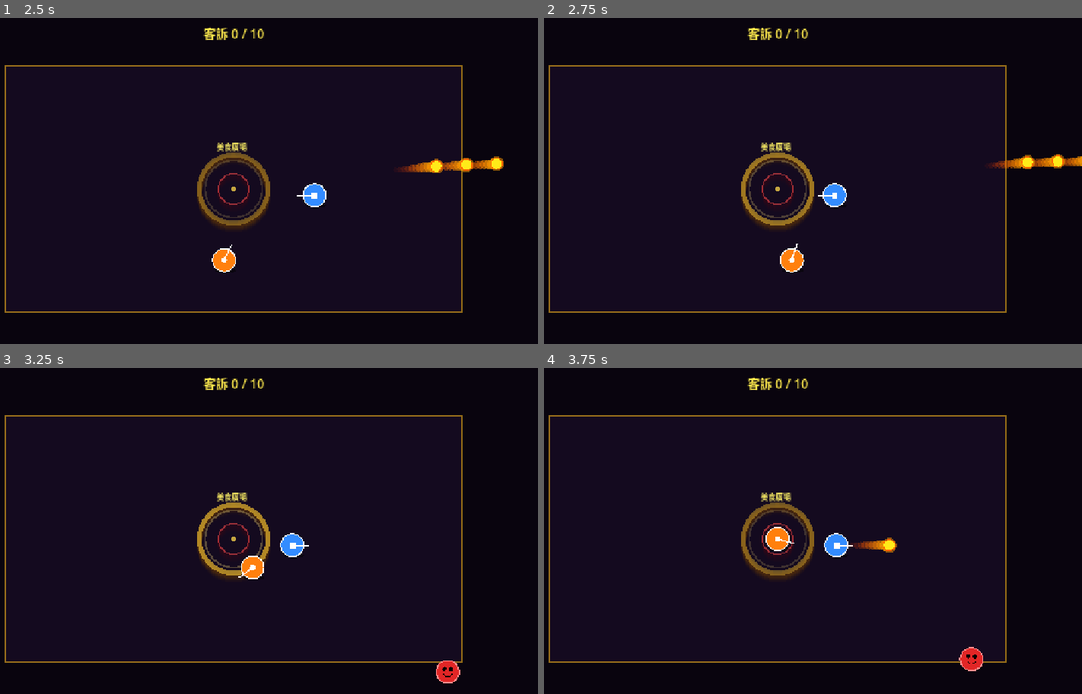
Above: before the commit, frames 1-4 (two rows, left to right).
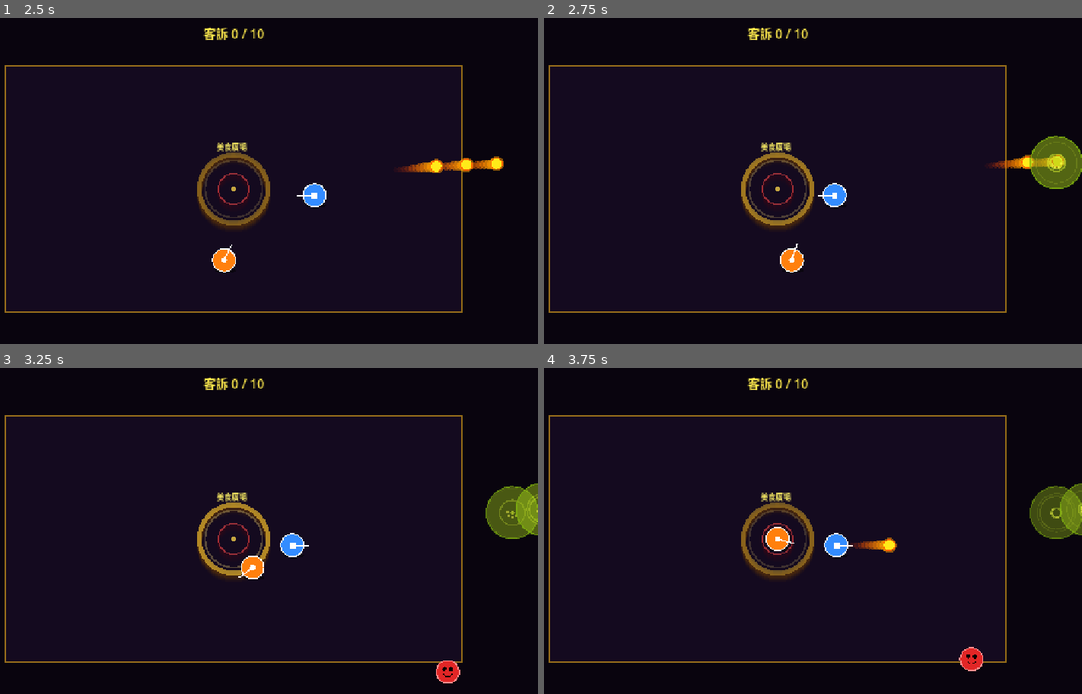
Above: after the commit, the same moments.

Repository: WatsonChen/chaotic-night-market-v2
Game: Godot game, scene res://scenes/main.tscn
Two runs of this game, one before a commit and one after it. Both use one fixed random seed, a clock stepped at 60 frames per second and the inputs below.
Inputs (mouse positions are in pixels of both pictures, inside the frame that each line leads up to):
- Up to frame 1 (2.5 s): tap Enter at 0.5 s; move the mouse to (365, 171) at 0.52 s; press the mouse at (365, 171) at 0.53 s; hold D (p1_right) 0.53-1.28 s; move the mouse to (112, 207) at 1.27 s; release the mouse at (112, 207) at 1.28 s; hold S (p1_down) 1.28-2.03 s; tap K (p2_down) at 1.35 s; move the mouse to (295, 112) at 2.02 s; hold D (p1_right) from 2.03 s (still down); hold J (p2_left) from 2.03 s (still down)
- Up to frame 2 (2.75 s): keep holding D (p1_right); keep holding J (p2_left)
- Up to frame 3 (3.25 s): move the mouse to (204, 605) at 2.77 s; release D (p1_right) at 2.78 s; release J (p2_left) at 2.78 s; hold W (p1_up) from 2.78 s (still down); tap L (p2_right) at 2.85 s
- Up to frame 4 (3.75 s): move the mouse to (958, 589) at 3.52 s; release W (p1_up) at 3.53 s; hold A (p1_left) from 3.53 s (still down); hold Space (p2_shoot) from 3.53 s (still down)

Frame 1 is identical in both runs. In frame 2, 1.3% of the frame differs, in the area x 90-100%, y 36-53%; in frame 3, 1.4%, in the area x 90-100%, y 35-53%; in frame 4, 1.4%.

Commit message:
強化：連鎖碰撞與地面效果
- 敵人被打飛後進入連鎖偵測：速度 > 80px/s 時掃描半徑 56px 內的
  其他敵人/玩家，未命中過的目標觸發 take_hit（速度 × 0.65 遞減）
  或 apply_knockback（320 力道），自然形成多層連鎖
- 投射物飛行 2 秒未命中 → 落地生成滑地（grease_puddle.gd）
- grease_puddle：半徑 55px，持續 3 秒，每 0.12s 更換滑力方向，
  範圍內玩家與敵人受 1100px/s² 隨機推擠；最多 5 個同時存在，
  超出上限的直接放棄；用 NOTIFICATION_PREDELETE 確保計數正確

Co-Authored-By: Claude Sonnet 4.6 <noreply@anthropic.com>

Diff:
--- a/scripts/enemy.gd
+++ b/scripts/enemy.gd
@@ -3,12 +3,9 @@
 # ===================================================
 # enemy.gd — 普通饕客（敵人）
 #
-# 命中 Juice 流程：
-#   take_hit(dir) 被呼叫
-#   → _dying = true
-#   → 閃白 + 旋轉飛出（_hit_vel）
-#   → 0.2s 後淡出消失
-#   → 有機會撞到其他饕客造成連鎖
+# 連鎖碰撞：被擊飛（_dying=true）時每幀偵測接觸，
+#   對未命中過的鄰近敵人/玩家施加連鎖衝擊。
+#   連鎖飛速遞減（420 → 280 → 180…），自然衰減。
 # ===================================================
 
 const MAP_CENTER    = Vector2(640.0, 360.0)
@@ -25,17 +22,26 @@
 const SEP_RADIUS        = 56.0
 const SEP_FORCE         = 120.0
 
+# ── 連鎖碰撞參數 ──────────────────────────────────
+# 碰撞偵測半徑：兩個 RADIUS 相加 + 一點緩衝
+const CHAIN_TOUCH_DIST   = RADIUS * 2.0 + 8.0   # 56px
+# 連鎖對玩家的擊退力（比投射物輕）
+const CHAIN_PLAYER_FORCE = 320.0
+
 @export var push_power : float = 1.0
 
 signal reach_center
 
-var _sep_vel : Vector2 = Vector2.ZERO
+var _sep_vel      : Vector2 = Vector2.ZERO
+var _external_vel : Vector2 = Vector2.ZERO   # 滑地/外力用
 
 # ── 受擊 Juice 狀態 ───────────────────────────────
-var _dying         : bool    = false
-var _hit_vel       : Vector2 = Vector2.ZERO   # 被打飛的速度
-var _spin_angle    : float   = 0.0            # 顯示旋轉角（弧度）
-var _spin_speed    : float   = 0.0            # 旋轉角速度（弧度/秒）
+var _dying            : bool    = false
+var _hit_vel          : Vector2 = Vector2.ZERO
+var _spin_angle       : float   = 0.0
+var _spin_speed       : float   = 0.0
+# 記錄此次飛出已連鎖命中過的節點（防重複）
+var _chain_hit_bodies : Array   = []
 
 
 func _ready() -> void:
@@ -44,16 +50,22 @@
 
 
 func _physics_process(delta: float) -> void:
-	# ── 死亡飛出動畫 ──────────────────────────────
+	# ── 死亡飛出動畫 + 連鎖偵測 ──────────────────
 	if _dying:
 		_hit_vel    = _hit_vel.lerp(Vector2.ZERO, 5.5 * delta)
 		_spin_angle += _spin_speed * delta
-		_spin_speed  = _spin_speed * (1.0 - 4.0 * delta)   # 旋轉逐漸減速
+		_spin_speed  = _spin_speed * (1.0 - 4.0 * delta)
 		velocity     = _hit_vel
 		move_and_slide()
+
+		# 仍有足夠速度時才偵測連鎖（太慢就不算撞到）
+		if _hit_vel.length() > 80.0:
+			_check_chain_collision()
+
 		queue_redraw()
 		return
 
+	# ── 正常移動 ──────────────────────────────────
 	var to_center = MAP_CENTER - global_position
 
 	if to_center.length() <= REACH_DIST:
@@ -61,7 +73,8 @@
 		queue_free()
 		return
 
-	_sep_vel = Vector2.ZERO
+	_sep_vel      = Vector2.ZERO
+	_external_vel = _external_vel.lerp(Vector2.ZERO, 5.0 * delta)
 
 	# 饕客間軟分離
 	for other in get_tree().get_nodes_in_group("enemies"):
@@ -82,8 +95,33 @@
 			player.apply_push(-diff.normalized(), PLAYER_PUSH_ACCEL * strength * delta)
 			_sep_vel += diff.normalized() * PLAYER_PUSH_ACCEL * SELF_PUSH_RATIO * strength * delta
 
-	velocity = to_center.normalized() * SPEED + _sep_vel
+	velocity = to_center.normalized() * SPEED + _sep_vel + _external_vel
 	move_and_slide()
+
+
+# ── 連鎖碰撞偵測（每幀呼叫，僅在 _dying 期間）──
+
+func _check_chain_collision() -> void:
+	# 檢查周圍敵人
+	for other in get_tree().get_nodes_in_group("enemies"):
+		if other == self or _chain_hit_bodies.has(other):
+			continue
+		var dist = global_position.distance_to(other.global_position)
+		if dist < CHAIN_TOUCH_DIST:
+			_chain_hit_bodies.append(other)
+			# 連鎖速度 = 本次飛速 * 0.65（自然遞減）
+			var chain_speed = _hit_vel.length() * 0.65
+			other.take_hit(_hit_vel.normalized(), chain_speed)
+
+	# 檢查周圍玩家
+	for player in get_tree().get_nodes_in_group("players"):
+		if _chain_hit_bodies.has(player):
+			continue
+		var dist = global_position.distance_to(player.global_position)
+		# 玩家半徑 24 + 自身半徑 24 + 緩衝
+		if dist < RADIUS + 24.0 + 8.0:
+			_chain_hit_bodies.append(player)
+			player.apply_knockback(_hit_vel.normalized(), CHAIN_PLAYER_FORCE)
 
 
 func _draw() -> void:
@@ -103,22 +141,27 @@
 
 
 # ── 供 projectile.gd 呼叫：被食物命中 ───────────
+# hit_speed 允許連鎖時傳入遞減後的速度
 
-func take_hit(hit_dir: Vector2 = Vector2.RIGHT) -> void:
+func take_hit(hit_dir: Vector2 = Vector2.RIGHT, hit_speed: float = 420.0) -> void:
 	if _dying:
 		return
 	_dying = true
+	_chain_hit_bodies.clear()
 
-	# 飛出速度（被打飛）
-	_hit_vel = hit_dir * 420.0
+	_hit_vel = hit_dir * hit_speed
 
-	# 隨機旋轉方向與速度（每次死法不一樣）
 	var sign = 1.0 if randf() > 0.5 else -1.0
-	_spin_speed = sign * randf_range(8.0, 16.0)  # 弧度/秒（約 2~3 圈/秒）
+	_spin_speed = sign * randf_range(8.0, 16.0)
 
-	# 閃白 → 淡出消失（Tween 驅動 modulate）
 	var tw = create_tween()
-	tw.tween_property(self, "modulate", Color(3.0, 3.0, 3.0, 1.0), 0.04)  # 白色閃光
-	tw.tween_property(self, "modulate", Color(1.5, 0.4, 0.4, 0.8), 0.06)  # 紅色殘影
-	tw.tween_property(self, "modulate", Color(1.0, 0.2, 0.2, 0.0), 0.18)  # 淡出
+	tw.tween_property(self, "modulate", Color(3.0, 3.0, 3.0, 1.0), 0.04)
+	tw.tween_property(self, "modulate", Color(1.5, 0.4, 0.4, 0.8), 0.06)
+	tw.tween_property(self, "modulate", Color(1.0, 0.2, 0.2, 0.0), 0.18)
 	tw.tween_callback(queue_free)
+
+
+# ── 供滑地 / 外力使用 ─────────────────────────────
+
+func apply_push(dir: Vector2, force: float) -> void:
+	_external_vel = (_external_vel + dir * force).limit_length(300.0)
--- /dev/null
+++ b/scripts/grease_puddle.gd
@@ -0,0 +1,101 @@
+extends Node2D
+
+# ===================================================
+# grease_puddle.gd — 滑溜滑地效果
+#
+# 子彈 2 秒未命中任何目標時，在落地點生成。
+# 同時間最多 MAX_PUDDLES 個，超過則最新的直接放棄。
+#
+# 範圍內的玩家與敵人每幀受到隨機方向的滑力推擠，
+# 模擬失去抓地力的混亂感。
+# ===================================================
+
+const RADIUS       = 55.0   # 滑地半徑
+const LIFETIME     = 3.0    # 持續時間（秒）
+const SLIP_ACCEL   = 1100.0 # 滑力加速度（px/s²，乘 delta 後傳入 apply_push）
+const DIR_CHANGE_T = 0.12   # 滑力方向更換間隔（秒）
+
+const MAX_PUDDLES = 5
+
+# 靜態計數器：追蹤目前存活的滑地數量
+static var active_count : int = 0
+
+var _time          : float   = 0.0
+var _dir_timer     : float   = 0.0
+var _slip_dir      : Vector2 = Vector2.RIGHT
+
+
+func _ready() -> void:
+	# 超過上限則立即自毀
+	if active_count >= MAX_PUDDLES:
+		queue_free()
+		return
+	active_count += 1
+	queue_redraw()
+
+
+func _notification(what: int) -> void:
+	# 無論因何消亡，都遞減計數
+	if what == NOTIFICATION_PREDELETE:
+		active_count = max(0, active_count - 1)
+
+
+func _process(delta: float) -> void:
+	_time      += delta
+	_dir_timer -= delta
+	queue_redraw()
+
+	# 更換滑力方向
+	if _dir_timer <= 0.0:
+		_slip_dir  = Vector2(randf_range(-1.0, 1.0), randf_range(-1.0, 1.0)).normalized()
+		_dir_timer = randf_range(DIR_CHANGE_T * 0.7, DIR_CHANGE_T * 1.3)
+
+	# 生命週期結束
+	if _time >= LIFETIME:
+		queue_free()
+		return
+
+	# ── 對範圍內物體施加滑力 ──────────────────────
+	var force = SLIP_ACCEL * delta
+
+	for player in get_tree().get_nodes_in_group("players"):
+		var dist = global_position.distance_to(player.global_position)
+		if dist < RADIUS:
+			# 離中心越近滑力越強
+			var strength = 1.0 - dist / RADIUS
+			player.apply_push(_slip_dir, force * strength)
+
+	for enemy in get_tree().get_nodes_in_group("enemies"):
+		var dist = global_position.distance_to(enemy.global_position)
+		if dist < RADIUS:
+			var strength = 1.0 - dist / RADIUS
+			enemy.apply_push(_slip_dir, force * strength)
+
+
+func _draw() -> void:
+	var life_ratio = _time / LIFETIME   # 0 → 1
+
+	# ── 主體（半透明黃綠色油漬）──────────────────
+	# 隨時間淡出
+	var base_alpha = lerp(0.52, 0.12, life_ratio)
+	draw_circle(Vector2.ZERO, RADIUS, Color(0.62, 0.78, 0.1, base_alpha))
+
+	# ── 脈衝同心環（生命前半段更明顯）
+	var ring_alpha = (1.0 - life_ratio) * 0.70
+	for i in 3:
+		var phase = fmod(_time * 1.4 + float(i) * 0.55, 1.0)
+		var r     = phase * RADIUS
+		var a     = (1.0 - phase) * ring_alpha
+		draw_arc(Vector2.ZERO, r, 0.0, TAU, 28,
+			Color(0.9, 1.0, 0.2, a), lerp(5.0, 1.0, phase))
+
+	# ── 外邊框（讓玩家看清楚範圍）
+	draw_arc(Vector2.ZERO, RADIUS, 0.0, TAU, 36,
+		Color(0.5, 0.7, 0.05, (1.0 - life_ratio) * 0.85), 2.5)
+
+	# ── 中央「滑」字（以點陣星形代替）
+	var star_alpha = (1.0 - life_ratio) * 0.6
+	for i in 4:
+		var angle = float(i) * PI / 4.0 + _time * 1.2
+		var pt    = Vector2(cos(angle), sin(angle)) * 10.0
+		draw_circle(pt, 3.0, Color(1.0, 1.0, 0.3, star_alpha))
--- a/scripts/projectile.gd
+++ b/scripts/projectile.gd
@@ -20,7 +20,11 @@
 const TRAIL_STEPS   = 11
 const TRAIL_SPACING = 8.5
 
-const HIT_EFFECT_SCRIPT = preload("res://scripts/hit_effect.gd")
+const HIT_EFFECT_SCRIPT    = preload("res://scripts/hit_effect.gd")
+const GREASE_PUDDLE_SCRIPT = preload("res://scripts/grease_puddle.gd")
+
+# 子彈飛行超過此時間未命中 → 落地變成滑地
+const PUDDLE_SPAWN_TIME = 2.0
 
 var direction : Vector2 = Vector2.RIGHT
 var shooter             = null
@@ -46,6 +50,13 @@
 		_grace_timer -= delta
 		if _grace_timer <= 0.0:
 			_can_hit_shooter = true
+
+	# 飛行 2 秒未命中 → 落地生成滑溜水漬
+	if not _dead and _lifetime >= PUDDLE_SPAWN_TIME:
+		_dead = true
+		_spawn_grease_puddle()
+		queue_free()
+		return
 
 	if _lifetime >= LIFETIME:
 		queue_free()
@@ -109,6 +120,15 @@
 	get_tree().current_scene.add_child(fx)
 
 
+# ── 生成落地滑地 ──────────────────────────────────
+
+func _spawn_grease_puddle() -> void:
+	var puddle = Node2D.new()
+	puddle.set_script(GREASE_PUDDLE_SCRIPT)
+	puddle.global_position = global_position
+	get_tree().current_scene.add_child(puddle)
+
+
 # ── Hit Stop（全場暫停 ~3 幀）─────────────────────
 # 使用 static 防止同幀多個命中重複觸發
 # await get_tree().process_frame 不受 time_scale 影響，
